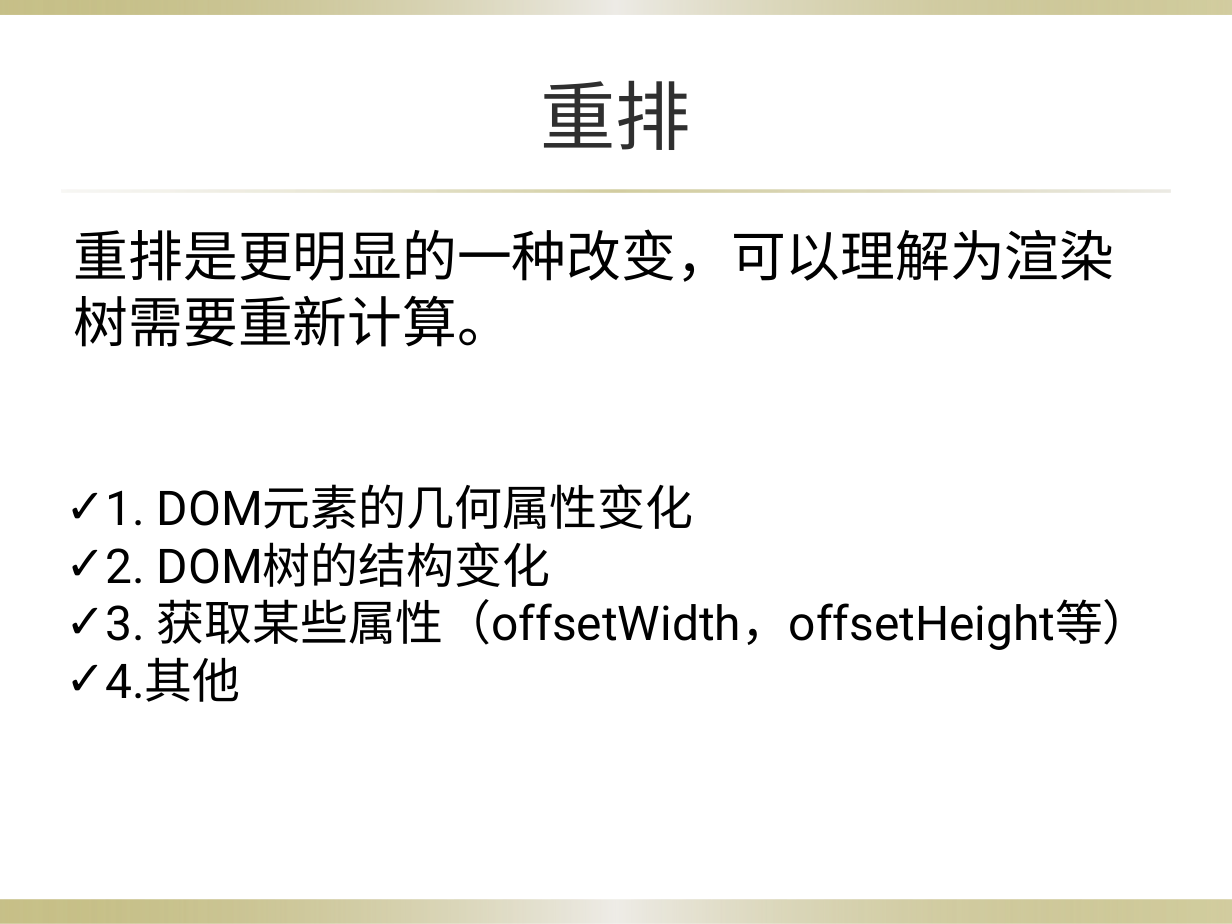
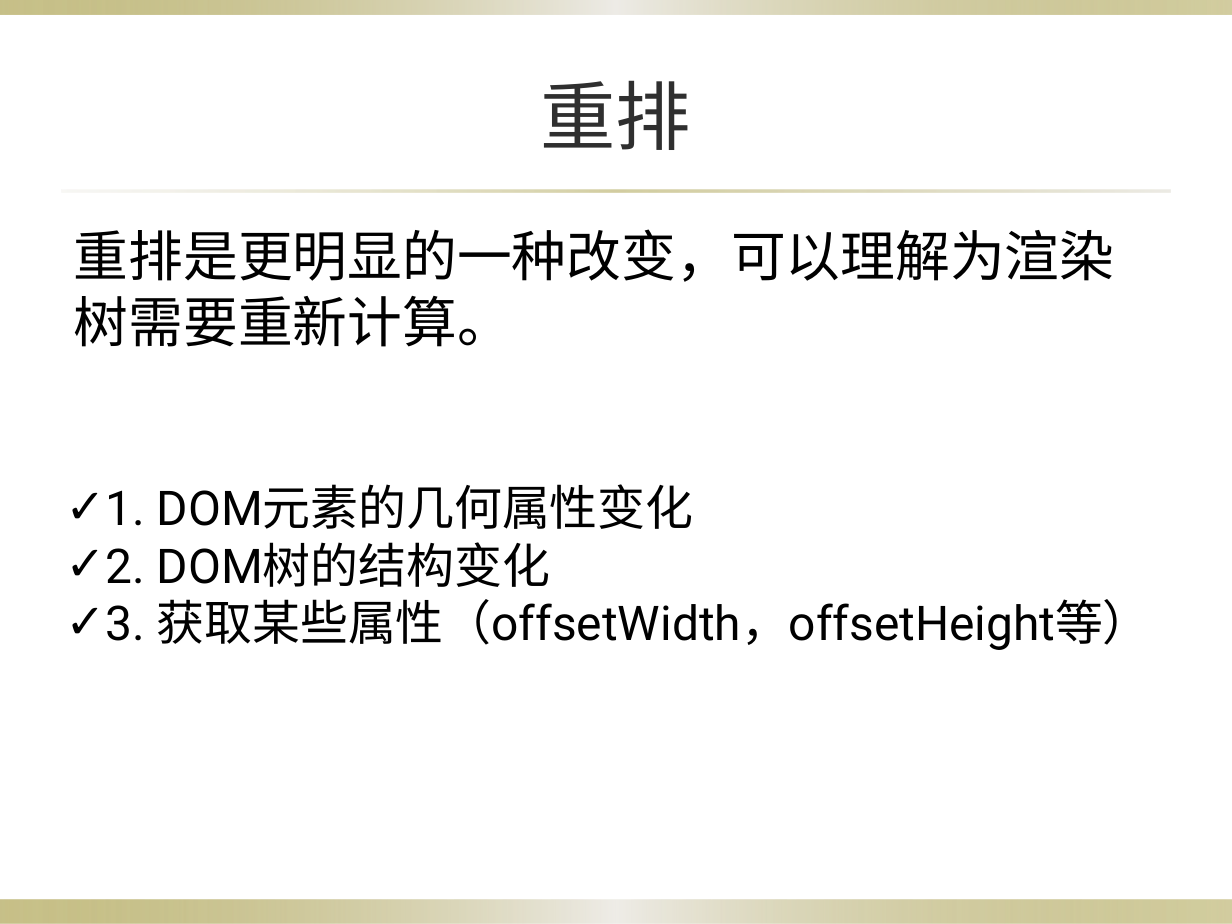
Before and after one commit to yangzcheung/yangzcheung, a slide deck: slide 14 of Dom/HTML DOM（css，event）.pptx (slide 9 before the commit). Drawn at 1232x924 pixels with LibreOffice and Linux fonts; fonts in the diff are those of the drawing; background and template pictures are left out. Boxes give left, top, right and bottom in pixels: in the first picture for what was removed or moved away, otherwise in the second. Text is boxed around its words. In the diff, an @@ line names an element or a change of style, - is before the commit and + after.

```diff
--- a/Dom/HTML DOM（css，event）.pptx
+++ b/Dom/HTML DOM（css，event）.pptx
@@ text at (x1=105, y1=657, x2=240, y2=702): paragraph removed @@
-✓ 4.其他
```
Also in this commit, not shown: 6 other slides changed, 8 slides added, 2 slides removed, 3 other files.
